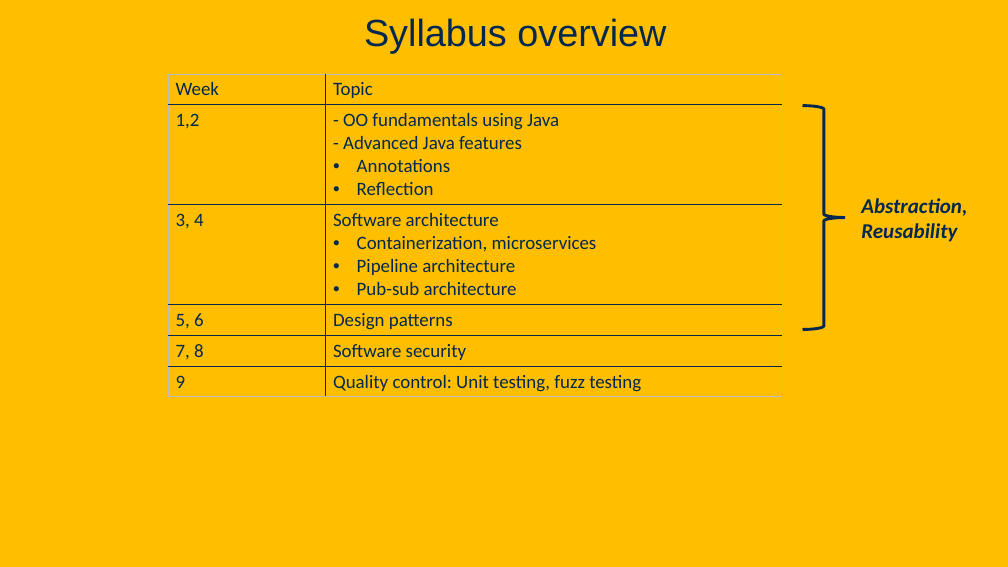
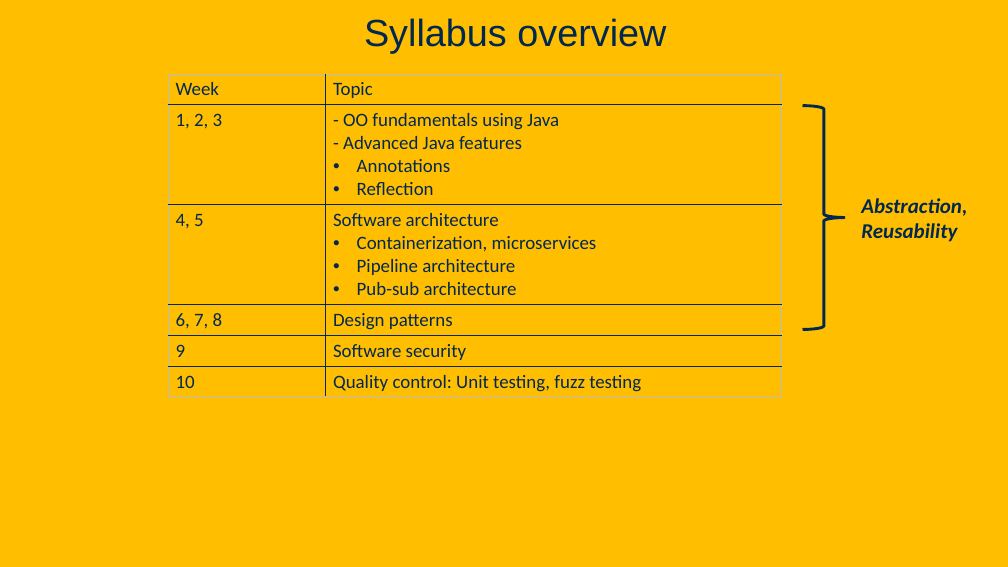
Before and after one commit to davsec-teaching/ECS160-Winter2025, a slide deck: slide 22 of slides/1_logistics_and_course_introduction.pptx (slide 21 before the commit). Drawn at 1008x567 pixels with LibreOffice and Linux fonts; fonts in the diff are those of the drawing; background and template pictures are left out. Boxes give left, top, right and bottom in pixels: in the first picture for what was removed or moved away, otherwise in the second. Text is boxed around its words. In the diff, an @@ line names an element or a change of style, - is before the commit and + after.

```diff
--- a/slides/1_logistics_and_course_introduction.pptx
+++ b/slides/1_logistics_and_course_introduction.pptx
@@ table at bbox=[168, 74, 781, 396] @@
-row 2, column 1: 1,2
+row 2, column 1: 1, 2, 3
-row 3, column 1: 3, 4
+row 3, column 1: 4, 5
-row 4, column 1: 5, 6
+row 4, column 1: 6, 7, 8
-row 5, column 1: 7, 8
+row 5, column 1: 9
-row 6, column 1: 9
+row 6, column 1: 10
```
Also in this commit, not shown: 9 other slides changed, 1 slide added.
